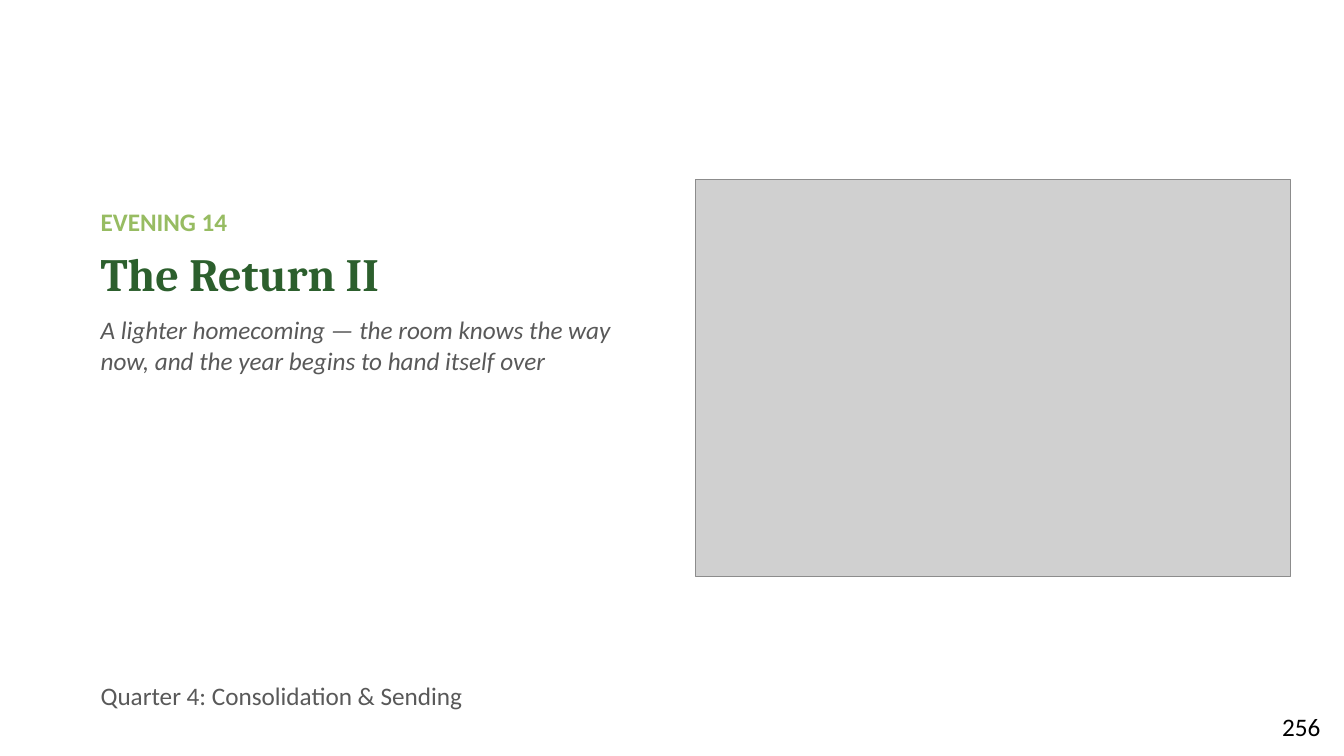
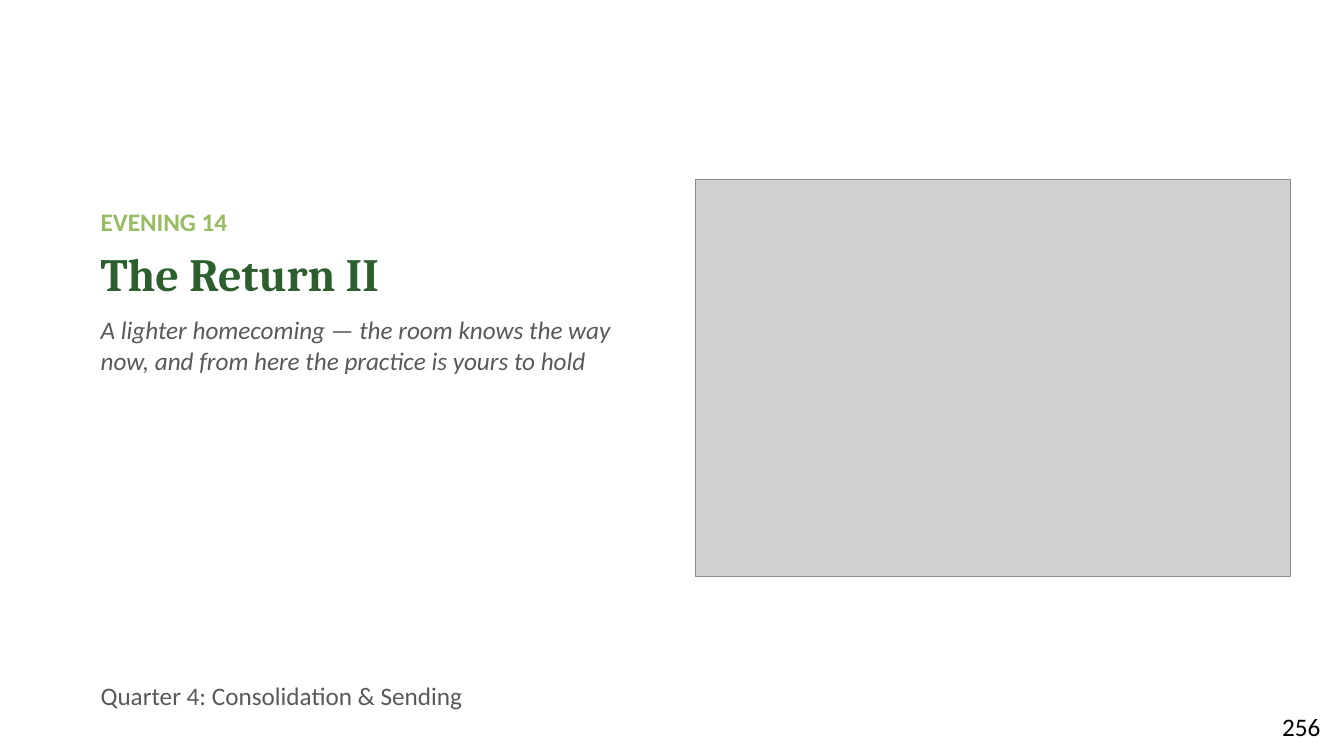
Before and after one commit to jgtittle-ministries/fellowship-of-the-heart-pilot-at-cca-dev, a slide deck: slide 2 of _implementation-notes/evening-series/FotH Evening Session 18 Slides DRAFT v1.pptx. Drawn at 1344x756 pixels with LibreOffice and Linux fonts; fonts in the diff are those of the drawing; grey boxes stand for pictures. Boxes give left, top, right and bottom in pixels: in the first picture for what was removed or moved away, otherwise in the second. Text is boxed around its words. In the diff, an @@ line names an element or a change of style, - is before the commit and + after.

```diff
--- a/_implementation-notes/evening-series/FotH Evening Session 18 Slides DRAFT v1.pptx
+++ b/_implementation-notes/evening-series/FotH Evening Session 18 Slides DRAFT v1.pptx
@@ text at [101, 321, 610, 374]: text changed @@
-A lighter homecoming — the room knows the way now, and the year begins to hand itself over
+A lighter homecoming — the room knows the way now, and from here the practice is yours to hold
```
Also in this commit, not shown: 2 other slides changed, 6 other files.
